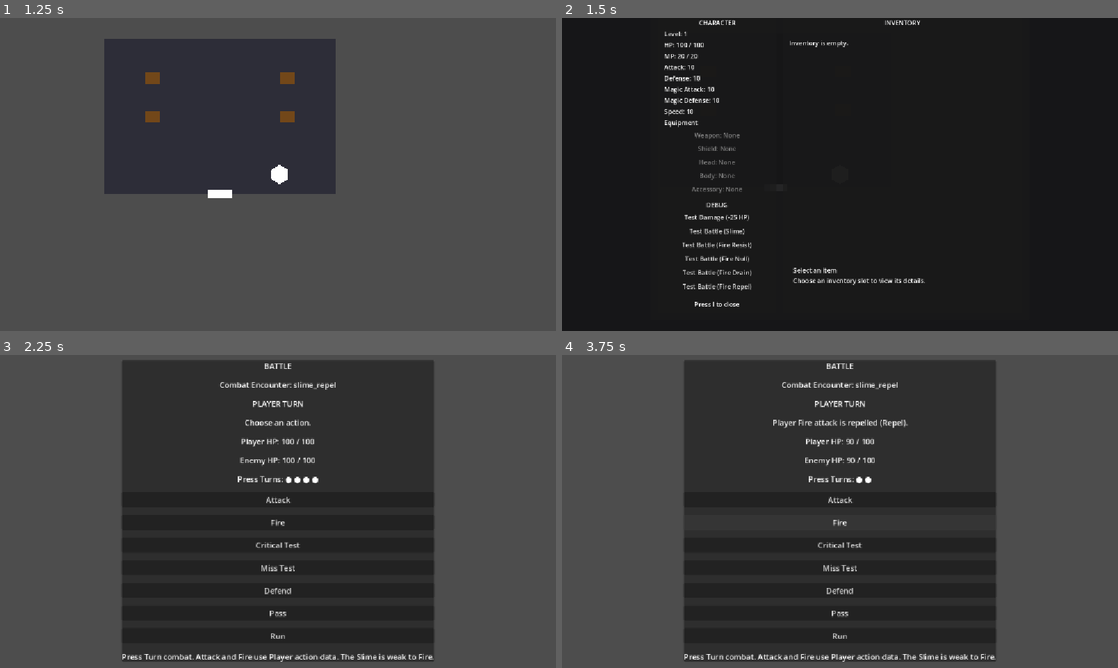
Above: before the commit, frames 1-4 (two rows, left to right).
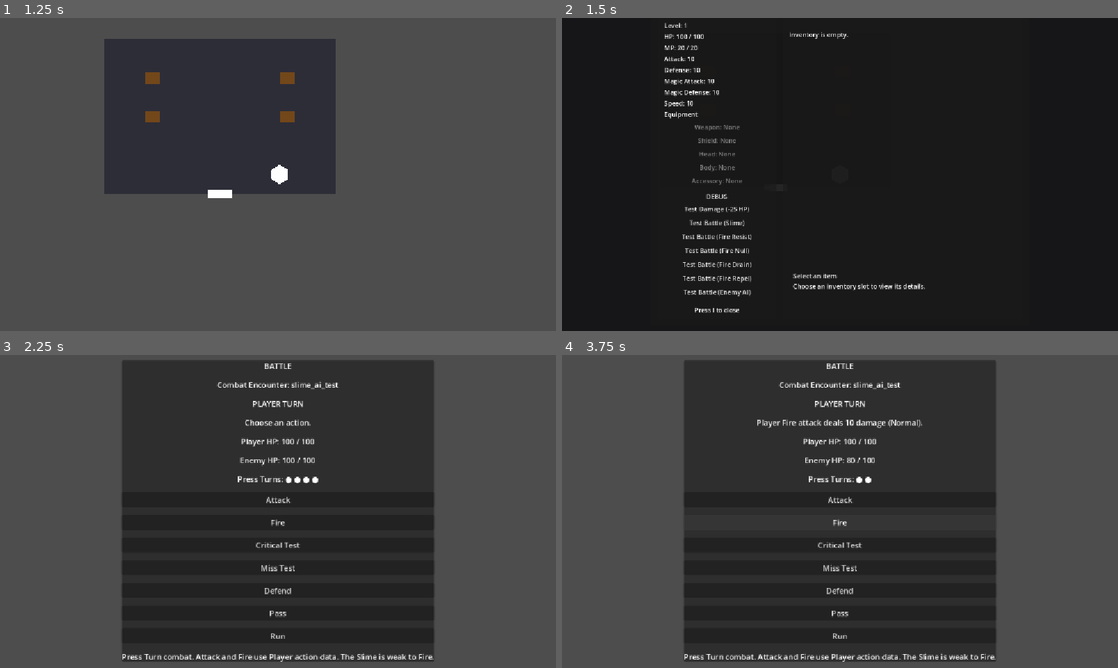
Above: after the commit, the same moments.

Repository: salexume94-pixel/Scripts
Game: Godot game, scene res://scenes/World.tscn
The game is run twice, just before and just after one commit, with the same random seed, the same clock (stepped at 60 frames per second) and the same inputs.
Inputs (mouse positions are in pixels of both pictures, inside the frame that each line leads up to):
- Up to frame 1 (1.25 s): tap Enter at 0.5 s; hold Right (ui_right) from 0.53 s (still down); tap E at 0.6 s
- Up to frame 2 (1.5 s): release Right (ui_right) at 1.28 s; hold Down (ui_down) from 1.28 s (still down); tap I at 1.35 s
- Up to frame 3 (2.25 s): release Down (ui_down) at 2 s; click (155, 627) at 2 s, where only the run after the commit has a clickable "Test Battle (Enemy AI)"
- Up to frame 4 (3.75 s): click "Attack" at 2.75 s; click "Fire" at 3.5 s

Frame 1 is identical in both runs. In frame 2, 4.2% of the frame differs, in the area x 18-66%, y 0-95%; in frame 3, 0.3%; in frame 4, 0.8%.

Commit message:
Add enemy AI debug battle button

Diff:
--- a/ui/InventoryCharacterHUD.tscn
+++ b/ui/InventoryCharacterHUD.tscn
@@ -155,6 +155,10 @@
 layout_mode = 2
 text = "Test Battle (Fire Repel)"
 
+[node name="TestAIBattleButton" type="Button" parent="Screen/Panel/Margin/Columns/CharacterPanel/CharacterMargin/CharacterVBox/DebugPanel/DebugMargin/DebugVBox"]
+layout_mode = 2
+text = "Test Battle (Enemy AI)"
+
 [node name="Spacer" type="Control" parent="Screen/Panel/Margin/Columns/CharacterPanel/CharacterMargin/CharacterVBox"]
 layout_mode = 2
 size_flags_vertical = 3
